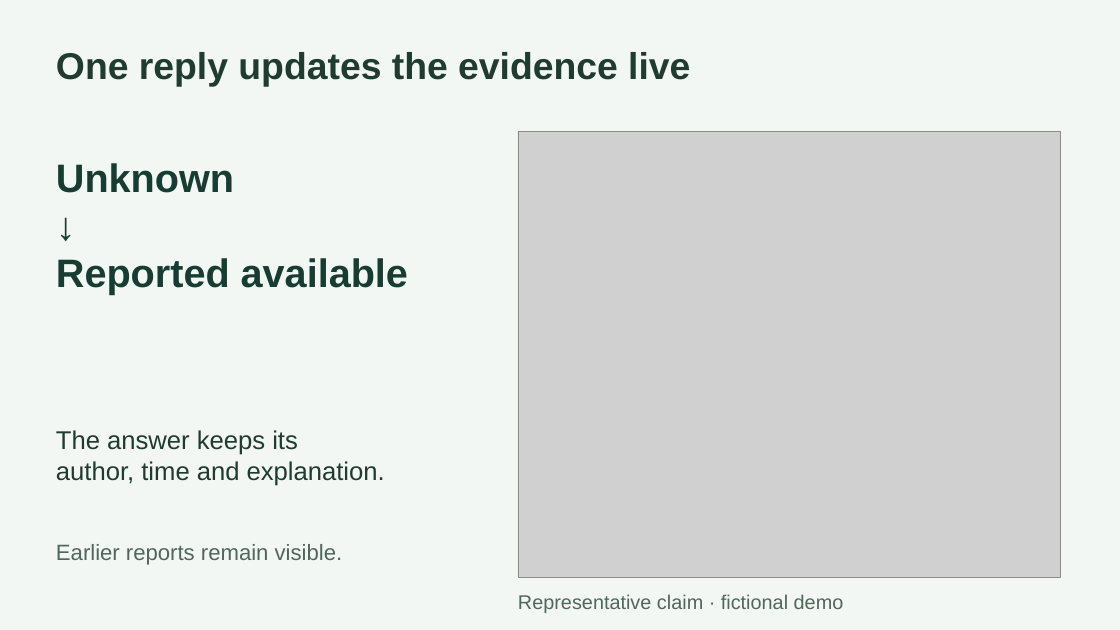
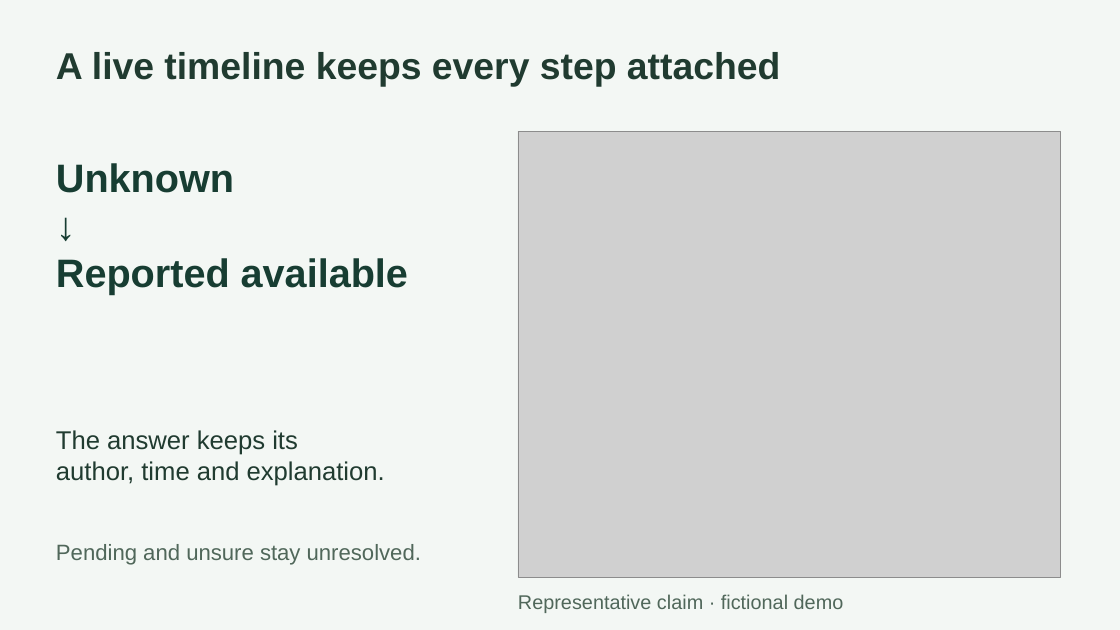
Before and after one commit to gowtham66867/accessproof, a slide deck: slide 4 of submission/AccessProof-Global-AI.pptx. Drawn at 1120x630 pixels with LibreOffice and Linux fonts; fonts in the diff are those of the drawing; grey boxes stand for pictures. Boxes give left, top, right and bottom in pixels: in the first picture for what was removed or moved away, otherwise in the second. Text is boxed around its words. In the diff, an @@ line names an element or a change of style, - is before the commit and + after.

Commit message:
Add cited research briefs and durable live evidence timeline

```diff
--- a/submission/AccessProof-Global-AI.pptx
+++ b/submission/AccessProof-Global-AI.pptx
@@ text at (56, 52, 780, 87): text changed @@
-One reply updates the evidence live
+A live timeline keeps every step attached
@@ text at (56, 544, 421, 565): text changed @@
-Earlier reports remain visible.
+Pending and unsure stay unresolved.
```
Also in this commit, not shown: 2 other slides changed, 30 other files.
